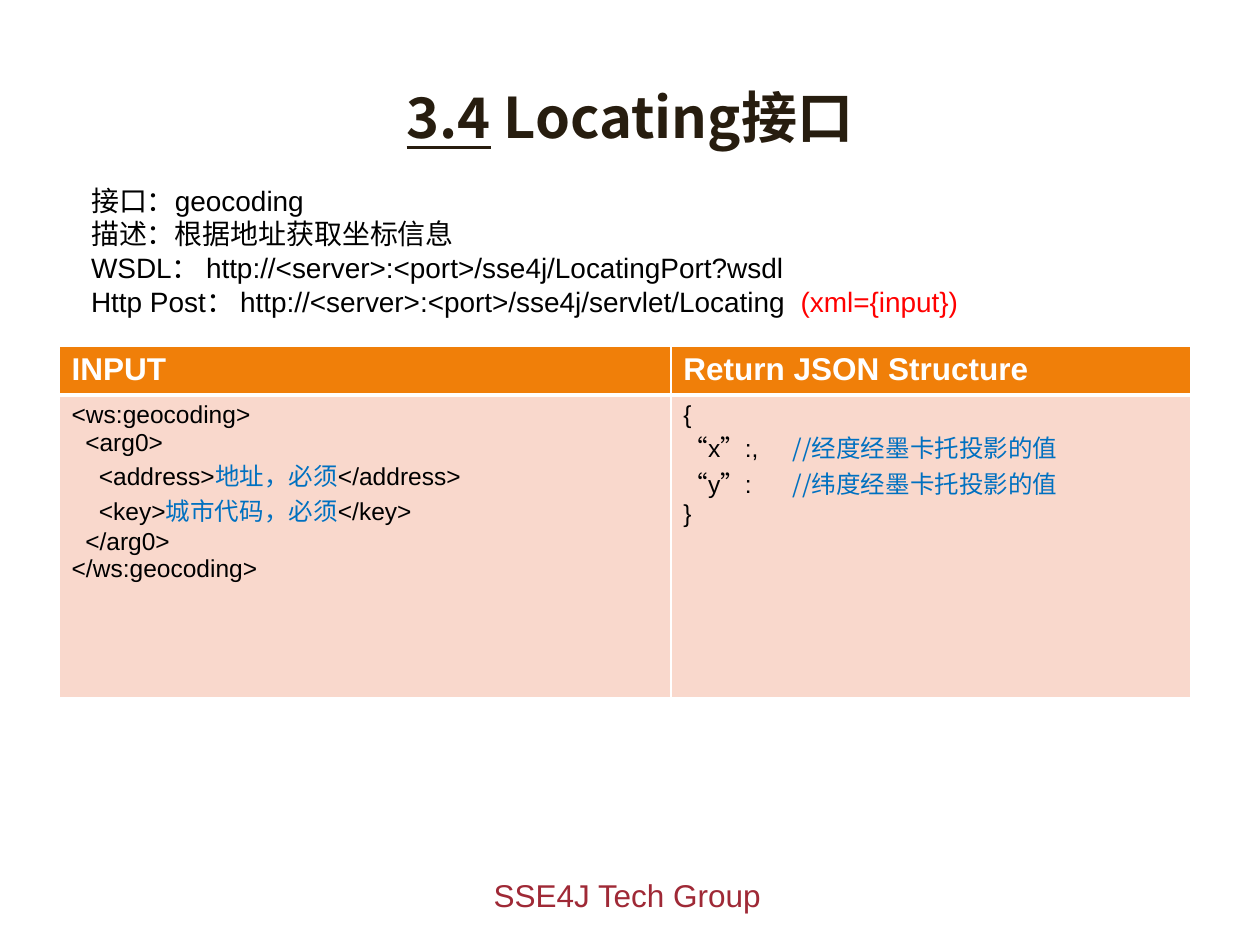
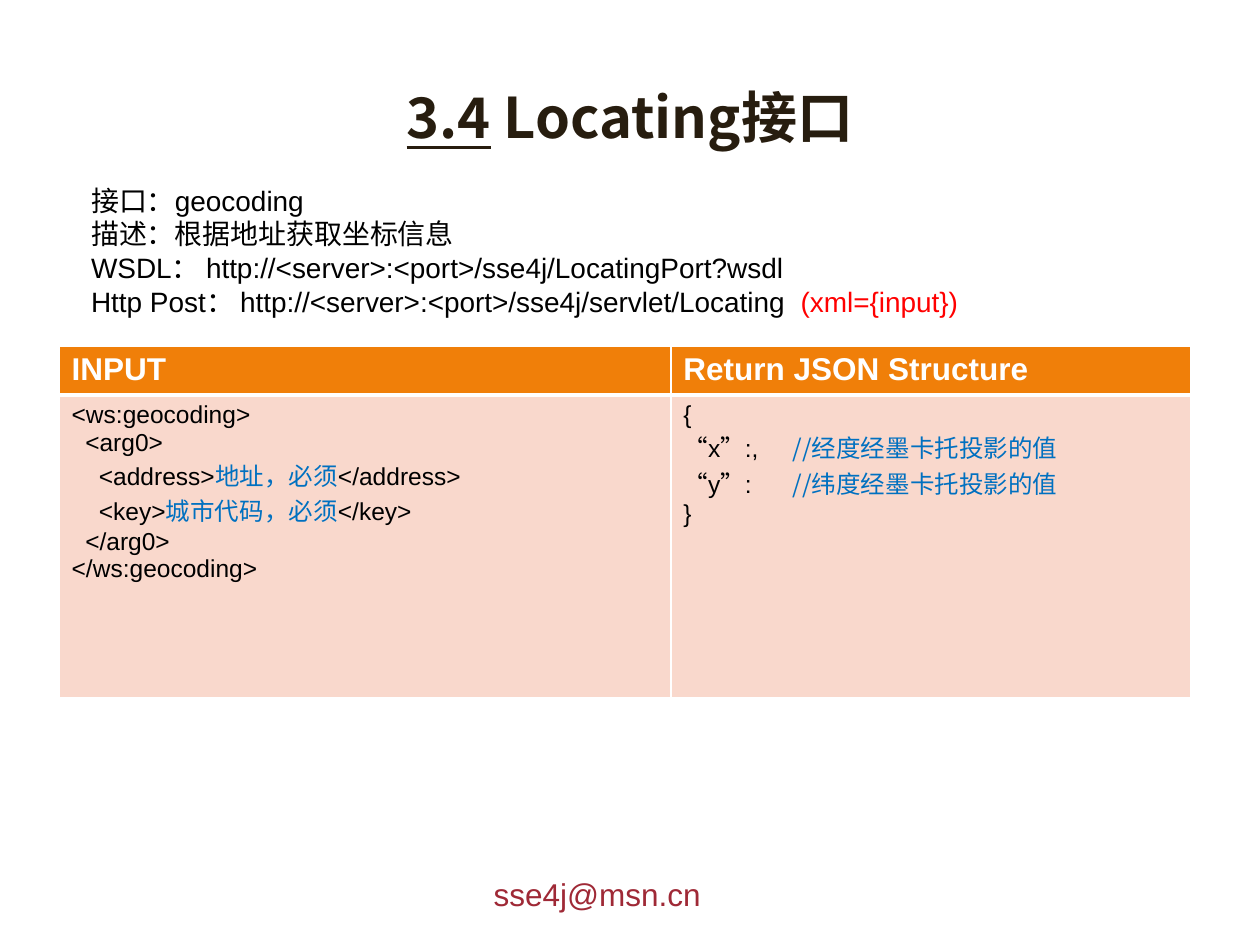
Before and after one commit to giszh86/sse4j, a slide deck: slide 16 of doc/sse4jt.pptx. Drawn at 1260x945 pixels with LibreOffice and Linux fonts; fonts in the diff are those of the drawing; background and template pictures are left out. Boxes give left, top, right and bottom in pixels: in the first picture for what was removed or moved away, otherwise in the second. Text is boxed around its words. In the diff, an @@ line names an element or a change of style, - is before the commit and + after.

```diff
--- a/doc/sse4jt.pptx
+++ b/doc/sse4jt.pptx
@@ text at [494,883,701,912]: text changed @@
-SSE4J Tech Group
+sse4j@msn.cn
```
Also in this commit, not shown: 21 other slides changed.
